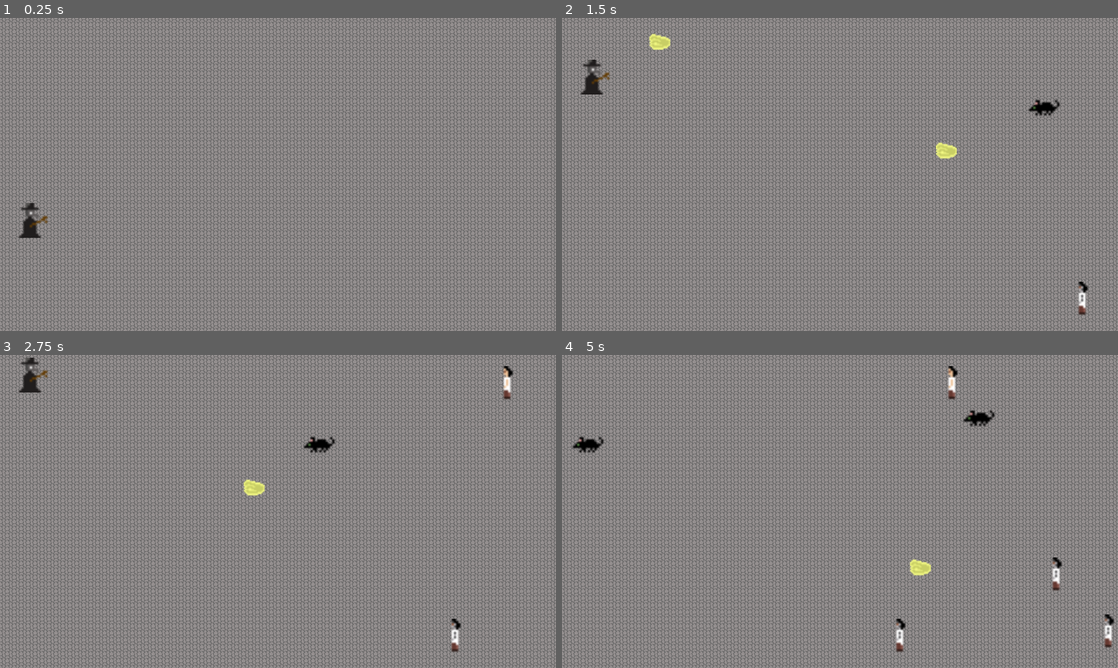
Above: before the commit, frames 1-4 (two rows, left to right).
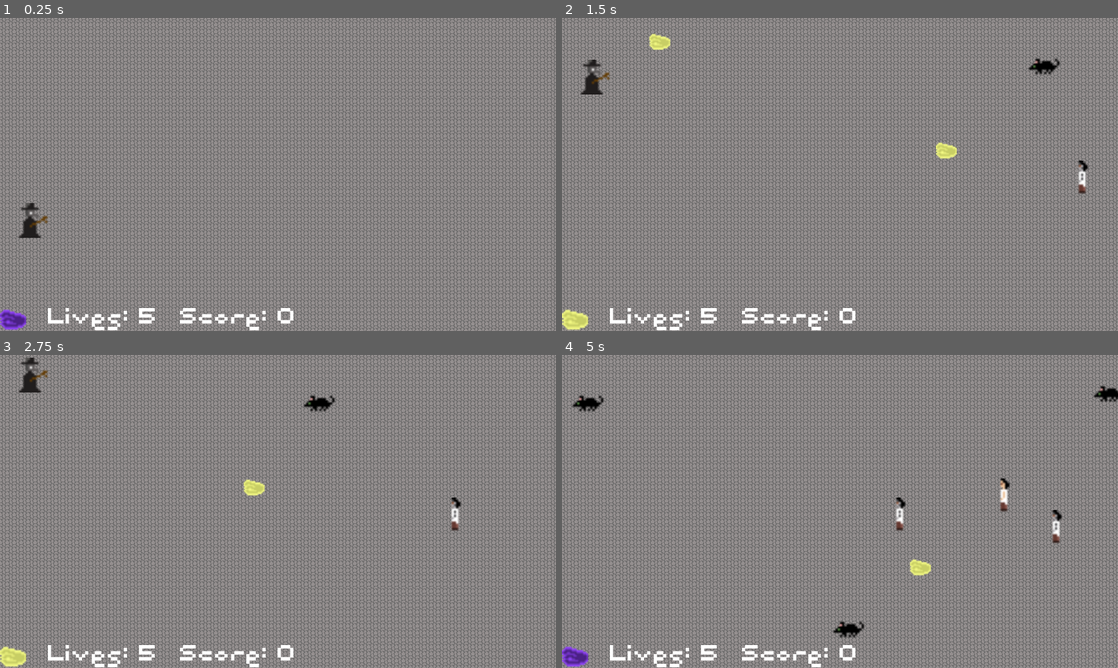
Above: after the commit, the same moments.

Repository: pmarkee/heal-em-up
Game: Godot game, scene res://scene/Main.tscn
Same seed, same stepped clock (60 frames per second), same inputs: the game is played once before the commit and once after it. This scene is started directly instead of the project's main scene.
Inputs:
- Up to frame 1 (0.25 s): no input
- Up to frame 2 (1.5 s): tap Enter at 0.5 s; hold W (up) 0.53-1.28 s; tap C (change_weapon) at 0.6 s; tap Space (shoot) at 0.8, 1.35 s; hold S (down) from 1.28 s (still down)
- Up to frame 3 (2.75 s): tap C (change_weapon) at 1.55, 2.1 s; release S (down) at 2.03 s; hold W (up) from 2.03 s (still down); tap Space (shoot) at 2.3 s
- Up to frame 4 (5 s): tap Space (shoot) at 2.85, 3.8, 4.35 s; tap C (change_weapon) at 3.05, 3.6, 4.55 s; release W (up) at 3.53 s; hold S (down) from 3.53 s (still down)

The runs differ from the first frame. In frame 1, 1.1% of the frame differs, in the area x 0-53%, y 92-100%; in frame 2, 1.7%; in frame 3, 1.8%; in frame 4, 2.9%, in the area x 0-100%, y 3-100%.

Commit message:
Add in-game HUD

Diff:
--- a/scene/Background.tscn
+++ b/scene/Background.tscn
@@ -3,8 +3,9 @@
 [ext_resource path="res://assets/cobble.png" type="Texture" id=1]
 
 [node name="Background" type="TextureRect"]
-margin_right = 1920.0
-margin_bottom = 1080.0
+margin_right = 1280.0
+margin_bottom = 720.0
+rect_min_size = Vector2( 1280, 720 )
 texture = ExtResource( 1 )
 stretch_mode = 2
 __meta__ = {
--- /dev/null
+++ b/scene/GameArea.tscn
@@ -0,0 +1,37 @@
+[gd_scene load_steps=8 format=2]
+
+[ext_resource path="res://scene/Villager.tscn" type="PackedScene" id=1]
+[ext_resource path="res://scene/Heal.tscn" type="PackedScene" id=2]
+[ext_resource path="res://scene/Purge.tscn" type="PackedScene" id=3]
+[ext_resource path="res://src/GameArea.gd" type="Script" id=4]
+[ext_resource path="res://scene/Rat.tscn" type="PackedScene" id=5]
+[ext_resource path="res://scene/Player.tscn" type="PackedScene" id=6]
+[ext_resource path="res://scene/Background.tscn" type="PackedScene" id=7]
+
+[node name="GameArea" type="Control"]
+rect_min_size = Vector2( 1280, 660 )
+script = ExtResource( 4 )
+__meta__ = {
+"_edit_use_anchors_": false
+}
+Rat = ExtResource( 5 )
+Villager = ExtResource( 1 )
+Heal = ExtResource( 2 )
+Purge = ExtResource( 3 )
+
+[node name="Background" parent="." instance=ExtResource( 7 )]
+margin_top = 0.0394983
+margin_bottom = 720.04
+
+[node name="Player" parent="." instance=ExtResource( 6 )]
+position = Vector2( 73.8923, 466.348 )
+
+[node name="RatTimer" type="Timer" parent="."]
+autostart = true
+
+[node name="VillagerTimer" type="Timer" parent="."]
+autostart = true
+[connection signal="die" from="Player" to="." method="_on_Player_die"]
+[connection signal="shoot" from="Player" to="." method="_on_Player_shoot"]
+[connection signal="timeout" from="RatTimer" to="." method="_on_RatTimer_timeout"]
+[connection signal="timeout" from="VillagerTimer" to="." method="_on_VillagerTimer_timeout"]
--- a/scene/GameOverScreen.tscn
+++ b/scene/GameOverScreen.tscn
@@ -3,7 +3,8 @@
 [ext_resource path="res://scene/buttons/BackToTitleMenuButton.tscn" type="PackedScene" id=1]
 [ext_resource path="res://scene/fonts/pixel_48.tres" type="DynamicFont" id=2]
 [ext_resource path="res://scene/buttons/RestartMenuButton.tscn" type="PackedScene" id=3]
-[ext_resource path="res://scene/GameOverScreen.gd" type="Script" id=4]
+[ext_resource path="res://src/GameOverScreen.gd" type="Script" id=4]
+
 
 [node name="GameOverScreen" type="Control"]
 margin_right = 40.0
--- /dev/null
+++ b/scene/HUD.tscn
@@ -0,0 +1,41 @@
+[gd_scene load_steps=3 format=2]
+
+[ext_resource path="res://assets/purge_large.png" type="Texture" id=1]
+[ext_resource path="res://scene/fonts/pixel_48.tres" type="DynamicFont" id=2]
+
+[node name="HUD" type="Control"]
+margin_right = 1280.0
+margin_bottom = 40.0
+rect_min_size = Vector2( 1280, 60 )
+__meta__ = {
+"_edit_use_anchors_": false
+}
+
+[node name="StatBar" type="HBoxContainer" parent="."]
+anchor_right = 1.0
+anchor_bottom = 1.0
+custom_constants/separation = 50
+__meta__ = {
+"_edit_use_anchors_": false
+}
+
+[node name="CurrentWeapon" type="TextureRect" parent="StatBar"]
+margin_right = 60.0
+margin_bottom = 61.0
+texture = ExtResource( 1 )
+
+[node name="LivesLabel" type="Label" parent="StatBar"]
+margin_left = 110.0
+margin_right = 110.0
+margin_bottom = 61.0
+custom_fonts/font = ExtResource( 2 )
+align = 1
+valign = 1
+
+[node name="ScoreLabel" type="Label" parent="StatBar"]
+margin_left = 160.0
+margin_right = 160.0
+margin_bottom = 61.0
+custom_fonts/font = ExtResource( 2 )
+align = 1
+valign = 1
--- a/scene/Main.tscn
+++ b/scene/Main.tscn
@@ -1,33 +1,15 @@
-[gd_scene load_steps=8 format=2]
+[gd_scene load_steps=4 format=2]
 
-[ext_resource path="res://scene/Background.tscn" type="PackedScene" id=1]
-[ext_resource path="res://scene/Player.tscn" type="PackedScene" id=2]
-[ext_resource path="res://scene/Rat.tscn" type="PackedScene" id=3]
-[ext_resource path="res://scene/Heal.tscn" type="PackedScene" id=4]
-[ext_resource path="res://scene/Purge.tscn" type="PackedScene" id=5]
+[ext_resource path="res://scene/GameArea.tscn" type="PackedScene" id=1]
+[ext_resource path="res://scene/HUD.tscn" type="PackedScene" id=2]
 [ext_resource path="res://src/Main.gd" type="Script" id=6]
-[ext_resource path="res://scene/Villager.tscn" type="PackedScene" id=7]
 
-[node name="Main" type="Node"]
+[node name="Main" type="Node2D"]
 script = ExtResource( 6 )
-Rat = ExtResource( 3 )
-Villager = ExtResource( 7 )
-Heal = ExtResource( 4 )
-Purge = ExtResource( 5 )
 
-[node name="Background" parent="." instance=ExtResource( 1 )]
-margin_top = 0.0394983
-margin_bottom = 1080.04
+[node name="GameArea" parent="." instance=ExtResource( 1 )]
 
-[node name="Player" parent="." instance=ExtResource( 2 )]
-position = Vector2( 73.8923, 466.348 )
-
-[node name="RatTimer" type="Timer" parent="."]
-autostart = true
-
-[node name="VillagerTimer" type="Timer" parent="."]
-autostart = true
-[connection signal="die" from="Player" to="." method="_on_Player_die"]
-[connection signal="shoot" from="Player" to="." method="_on_Player_shoot"]
-[connection signal="timeout" from="RatTimer" to="." method="_on_RatTimer_timeout"]
-[connection signal="timeout" from="VillagerTimer" to="." method="_on_VillagerTimer_timeout"]
+[node name="HUD" parent="." instance=ExtResource( 2 )]
+margin_top = 664.0
+margin_bottom = 724.0
+[connection signal="score_change" from="GameArea" to="." method="_on_GameArea_score_change"]
--- /dev/null
+++ b/src/GameArea.gd
@@ -0,0 +1,51 @@
+extends Control
+
+signal score_change
+
+export (PackedScene) var Rat
+export (PackedScene) var Villager
+
+export (PackedScene) var Heal
+export (PackedScene) var Purge
+
+var vp_size = Vector2(1280, 660)
+var mob_spawn_x = vp_size.x - 20
+
+func _ready():
+    global.score = 0
+
+func _on_Player_shoot():
+    var weapon = Heal if $Player.current_weapon == 1 else Purge
+    var shot = weapon.instance()
+    shot.position.x = $Player.position.x + 10
+    shot.position.y = $Player.position.y
+    add_child(shot)
+
+func _on_Villager_die(score_to_give):
+    global.score += score_to_give
+    emit_signal("score_change")
+
+func _on_Player_die():
+    get_tree().change_scene("res://scene/GameOverScreen.tscn")
+
+func _on_Rat_die():
+    global.score += 1
+    emit_signal("score_change")
+
+func _on_RatTimer_timeout():
+    randomize()
+    var rat = Rat.instance()
+    rat.position.x = mob_spawn_x
+    rat.position.y = randi() % 640 + 10
+    add_child(rat)
+    rat.connect("die", self, "_on_Rat_die")
+    $RatTimer.start(randi() % 3 + 1)
+
+func _on_VillagerTimer_timeout():
+    randomize()
+    var villager = Villager.instance()
+    villager.position.x = mob_spawn_x
+    villager.position.y = randi() % 640 + 10
+    add_child(villager)
+    villager.connect("die", self, "_on_Villager_die")
+    $VillagerTimer.start(randi() % 3 + 1)
--- a/src/Main.gd
+++ b/src/Main.gd
@@ -1,49 +1,29 @@
-extends Node
+extends Node2D
 
-export (PackedScene) var Rat
-export (PackedScene) var Villager
+const heal_png = "res://assets/heal_large.png"
+const purge_png = "res://assets/purge_large.png"
 
-export (PackedScene) var Heal
-export (PackedScene) var Purge
-
-var vp_size = Vector2(1280, 720)
-var mob_spawn_x = vp_size.x - 20
+onready var player = $GameArea/Player
 
 func _ready():
-    print(vp_size)
+    global.lives = 5
+    global.score = 0
+    update_score_label()
+    update_lives_label()
+    player.connect("change_weapon", self, "_on_Player_change_weapon")
+    player.connect("injure", self, "_on_Player_injure")
 
-func _on_Player_shoot():
-    var weapon = Heal if $Player.current_weapon == 1 else Purge
-    var shot = weapon.instance()
-    shot.position.x = $Player.position.x + 10
-    shot.position.y = $Player.position.y
-    add_child(shot)
+func _on_Player_change_weapon():
+    $HUD/StatBar/CurrentWeapon.texture = load(heal_png if player.current_weapon == 1  else purge_png)
 
-func _on_Villager_die(score_to_give):
-    global.score += score_to_give
-    print(global.score)
+func _on_Player_injure():
+    update_lives_label()
 
-func _on_Player_die():
-    get_tree().change_scene("res://scene/GameOverScreen.tscn")
+func _on_GameArea_score_change():
+    update_score_label()
 
-func _on_Rat_die():
-    global.score += 1
-    print(global.score)
+func update_lives_label():
+    $HUD/StatBar/LivesLabel.text = "Lives: %d" % global.lives
 
-func _on_RatTimer_timeout():
-    randomize()
-    var rat = Rat.instance()
-    rat.position.x = mob_spawn_x
-    rat.position.y = randi() % 700 + 10
-    add_child(rat)
-    rat.connect("die", self, "_on_Rat_die")
-    $RatTimer.start(randi() % 3 + 1)
-
-func _on_VillagerTimer_timeout():
-    randomize()
-    var villager = Villager.instance()
-    villager.position.x = mob_spawn_x
-    villager.position.y = randi() % 700 + 10
-    add_child(villager)
-    villager.connect("die", self, "_on_Villager_die")
-    $VillagerTimer.start(randi() % 3 + 1)
+func update_score_label():
+    $HUD/StatBar/ScoreLabel.text = "Score: %d" % global.score
--- a/src/Player.gd
+++ b/src/Player.gd
@@ -2,10 +2,11 @@
 
 signal shoot
 signal die
+signal change_weapon
+signal injure
 
 var velocity: = Vector2.ZERO
 var can_shoot: = false
-var lives = 5
 
 var current_weapon = 0
 
@@ -30,6 +31,7 @@
 func change_weapon() -> void:
     # Basically toggle between Heal and Purge
     current_weapon = 1 - current_weapon
+    emit_signal("change_weapon")
 
 
 func _on_ShootTimer_timeout() -> void:
@@ -38,10 +40,12 @@
 
 func _on_Player_area_entered(area):
     if area.is_in_group("rats"):
-        lives -= 1
+        global.lives -= 1
+        emit_signal("injure")
     elif area.is_in_group("villagers"):
         if area.is_sick:
-            lives -= 1
+            emit_signal("injure")
+            global.lives -= 1
 
-    if lives == 0:
+    if global.lives == 0:
         emit_signal("die")
--- a/src/global.gd
+++ b/src/global.gd
@@ -1,3 +1,4 @@
 extends Node
 
-var score = 0
+var lives
+var score
Binary file added: assets/heal_large.png
Binary file added: assets/purge_large.png
Renamed: scene/GameOverScreen.gd -> src/GameOverScreen.gd
